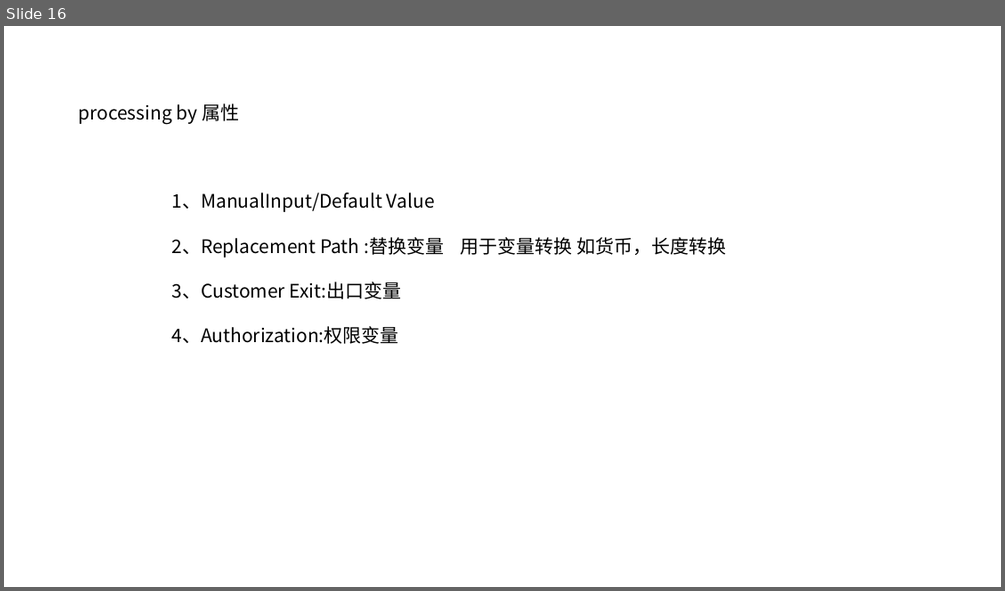
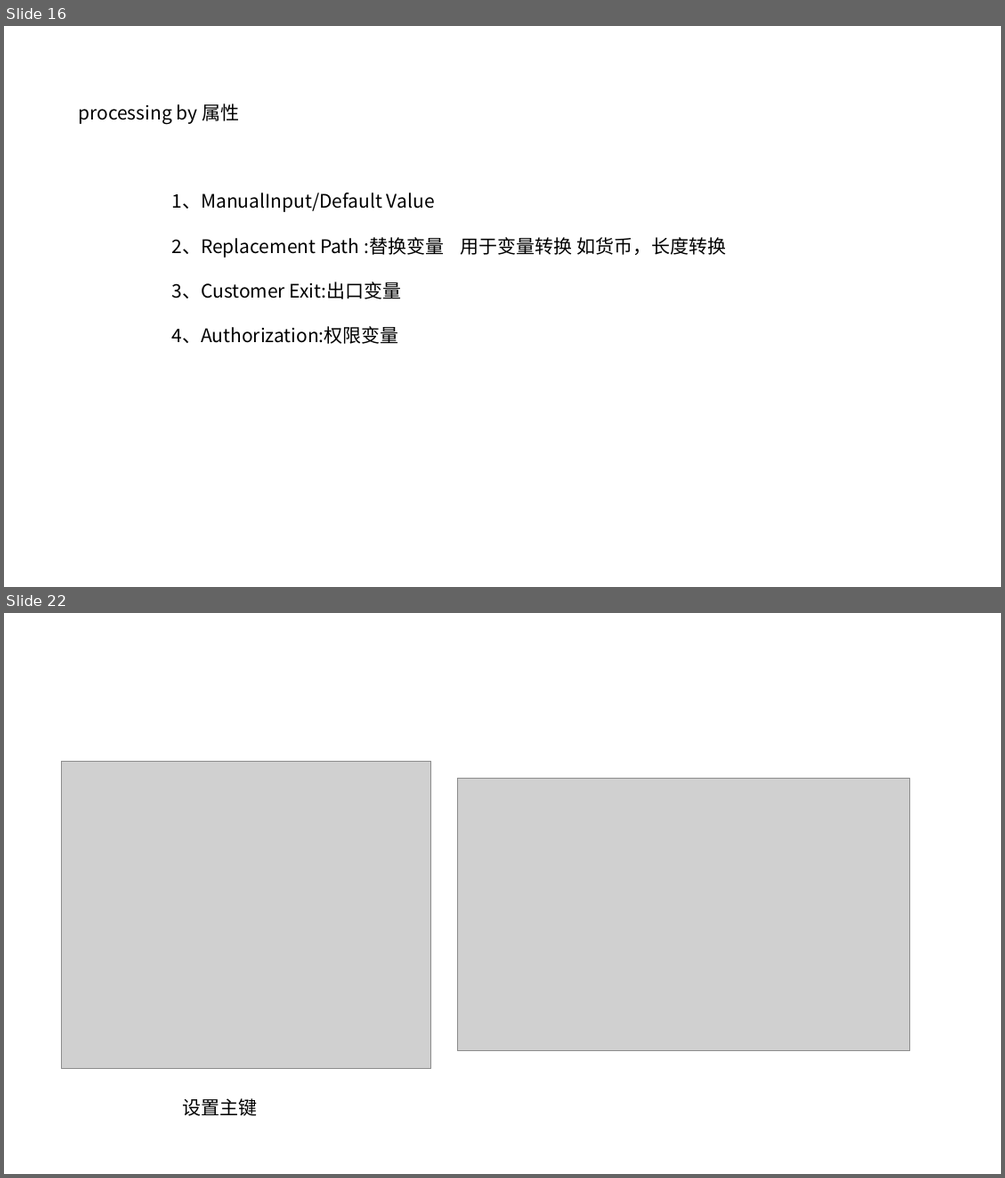
Before and after one commit to chenzz1228/MDG, a slide deck: bw/bw之ecplise.pptx. Shown one above the other, each under a label of ours: slide 16 before the commit, slides 16 and 22 after it; the slides between them are not shown. The pictures are 1005x591 and 1005x1178 pixels, drawn with LibreOffice and Linux fonts; fonts in the diff are those of the drawing; grey boxes stand for pictures. Boxes give left, top, right and bottom in pixels: in the first picture for what was removed or moved away, otherwise in the second. Text is boxed around its words. In the diff, an @@ line names an element or a change of style, - is before the commit and + after.

```diff
--- a/bw/bw之ecplise.pptx
+++ b/bw/bw之ecplise.pptx
@@ slide 22 added at (x1=4, y1=613, x2=1001, y2=1174), background #FFFFFF @@
@@ picture added at (x1=62, y1=761, x2=431, y2=1069) @@
@@ picture added at (x1=457, y1=779, x2=909, y2=1051) @@
@@ text added at (x1=182, y1=1098, x2=257, y2=1116), 18 pt, text #000000 @@
+设置主键
```
Also in this commit, not shown: 7 other slides added.
